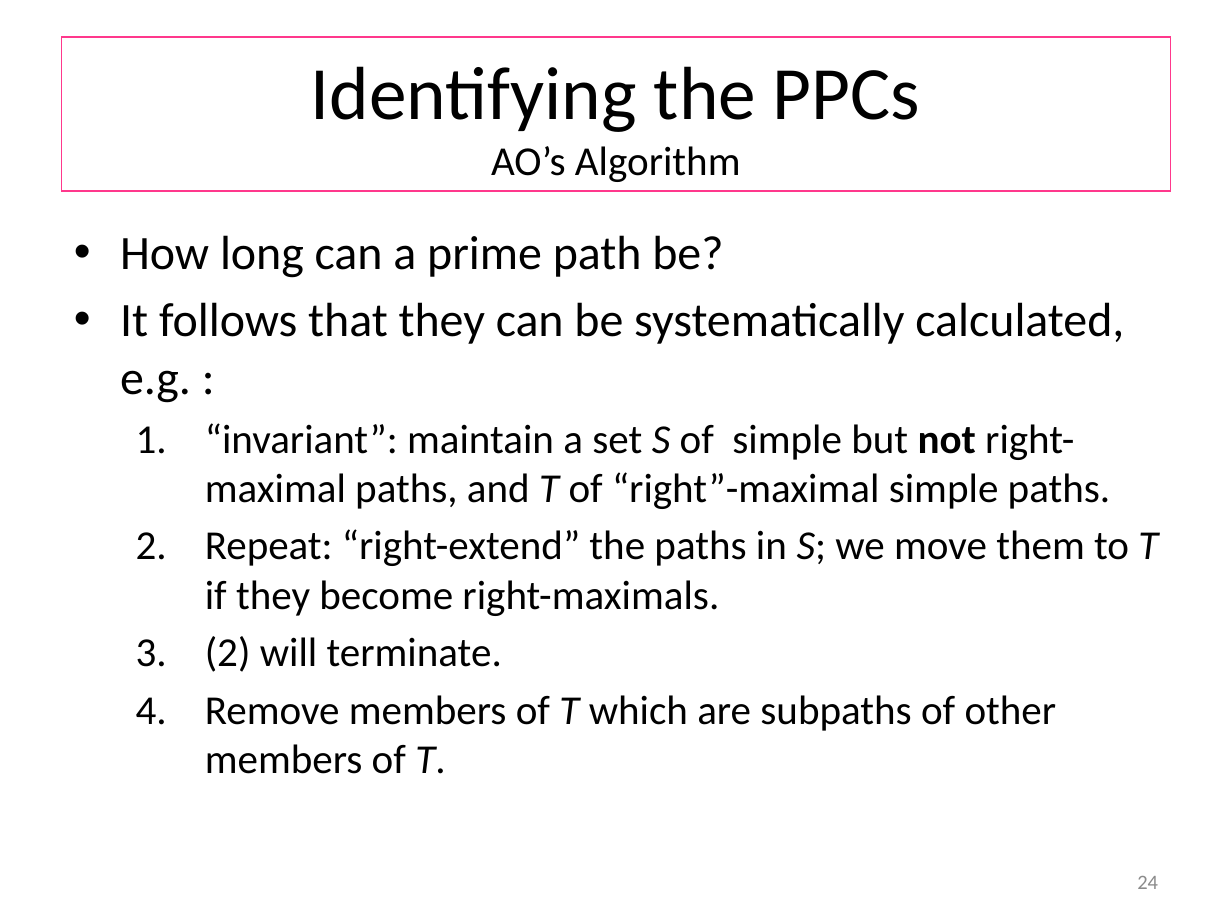
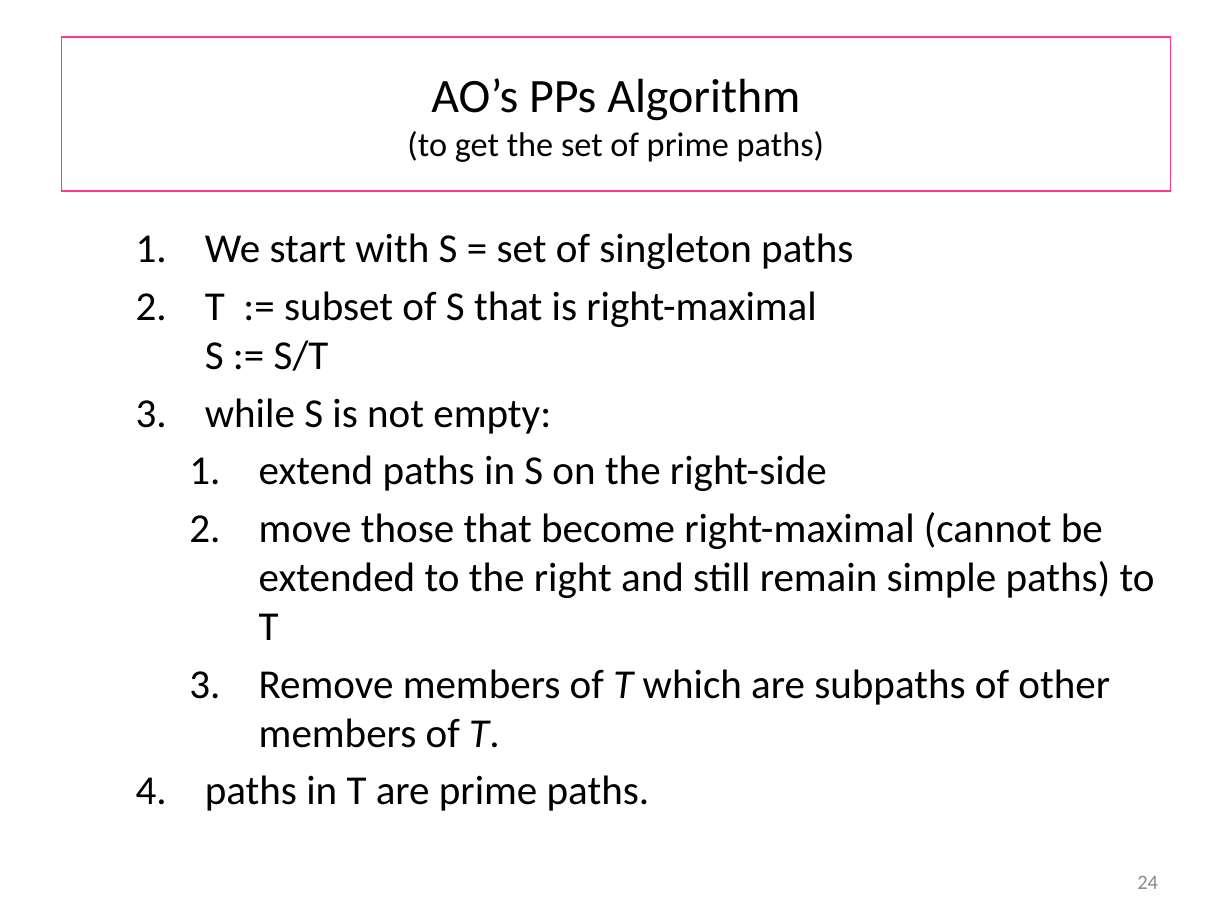
Before and after one commit to wooshrow/b3stv, a slide deck: slide 24 of slides/gbt.pptx. Drawn at 1232x924 pixels with LibreOffice and Linux fonts; fonts in the diff are those of the drawing. Boxes give left, top, right and bottom in pixels: in the first picture for what was removed or moved away, otherwise in the second. Text is boxed around its words. In the diff, an @@ line names an element or a change of style, - is before the commit and + after.

```diff
--- a/slides/gbt.pptx
+++ b/slides/gbt.pptx
@@ title at (407,78,824,162): text changed; size 44 to 20 pt @@
-Identifying the PPCs
-AO’s Algorithm
+AO’s PPs Algorithm
+(to get the set of prime paths)
@@ text at (205,233,1155,640): text changed @@
-• How long can a prime path be?
-• It follows that they can be systematically calculated, e.g. :
-  1. “invariant”: maintain a set S of simple but not right-maximal paths, and T of “right”-maximal simple paths.
-  2. Repeat: “right-extend” the paths in S; we move them to T if they become right-maximals.
-  3. (2) will terminate.
+  1. We start with S = set of singleton paths
+  2. T := subset of S that is right-maximal
+     S := S/T
+  3. while S is not empty:
+    1. extend paths in S on the right-side
+    2. move those that become right-maximal (cannot be extended to the right and still remain simple paths) to T
@@ text at (259,669,1110,748): list level 2 to 3 in "Remove members of T which ..." @@
@@ text at (205,775,650,811): paragraph added @@
+  4. paths in T are prime paths.
```
Also in this commit, not shown: 10 other slides changed, 1 slide removed, 3 other files.
